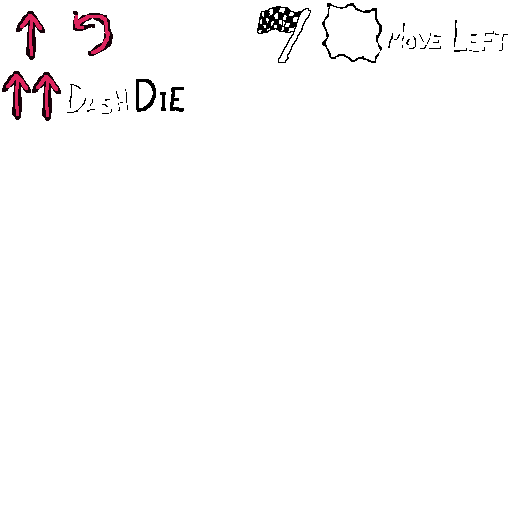
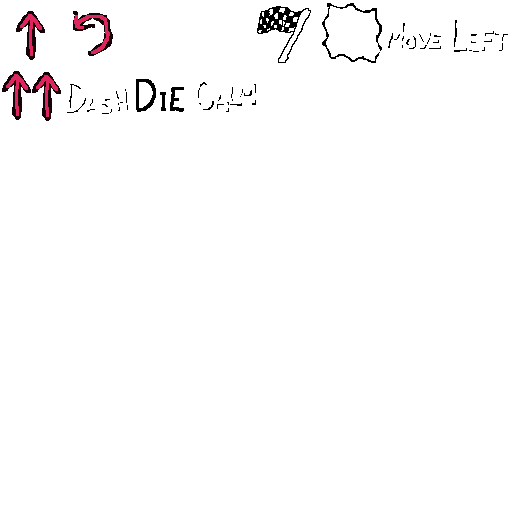
Layers edited between the first and the second (512, 512) image:
painted on "Dot" over bbox(198, 82, 255, 111)
painted on "Background" over bbox(198, 82, 256, 112)
